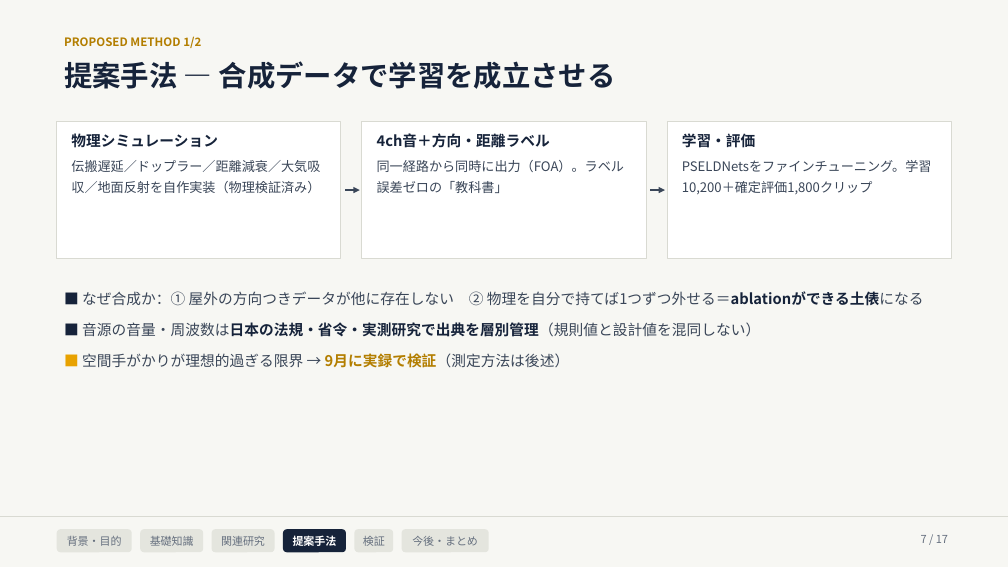
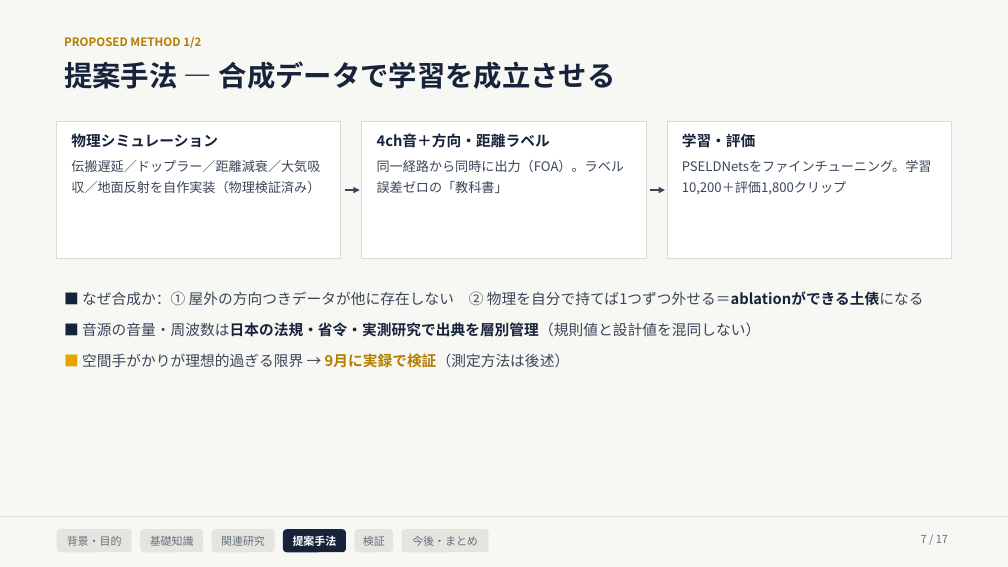
Before and after one commit to Noosdoo/outdoor-seld-sim, a slide deck: slide 7 of md/seminar/中間発表スライド_2026-08-10.pptx. Drawn at 1008x567 pixels with LibreOffice and Linux fonts; fonts in the diff are those of the drawing. Boxes give left, top, right and bottom in pixels: in the first picture for what was removed or moved away, otherwise in the second. Text is boxed around its words. In the diff, an @@ line names an element or a change of style, - is before the commit and + after.

```diff
--- a/md/seminar/中間発表スライド_2026-08-10.pptx
+++ b/md/seminar/中間発表スライド_2026-08-10.pptx
@@ text in rectangle at bbox=[682, 160, 932, 195]: text changed @@
-PSELDNetsをファインチューニング。学習10,200＋確定評価1,800クリップ
+PSELDNetsをファインチューニング。学習10,200＋評価1,800クリップ
```
Also in this commit, not shown: 9 other slides changed, 3 other files.
